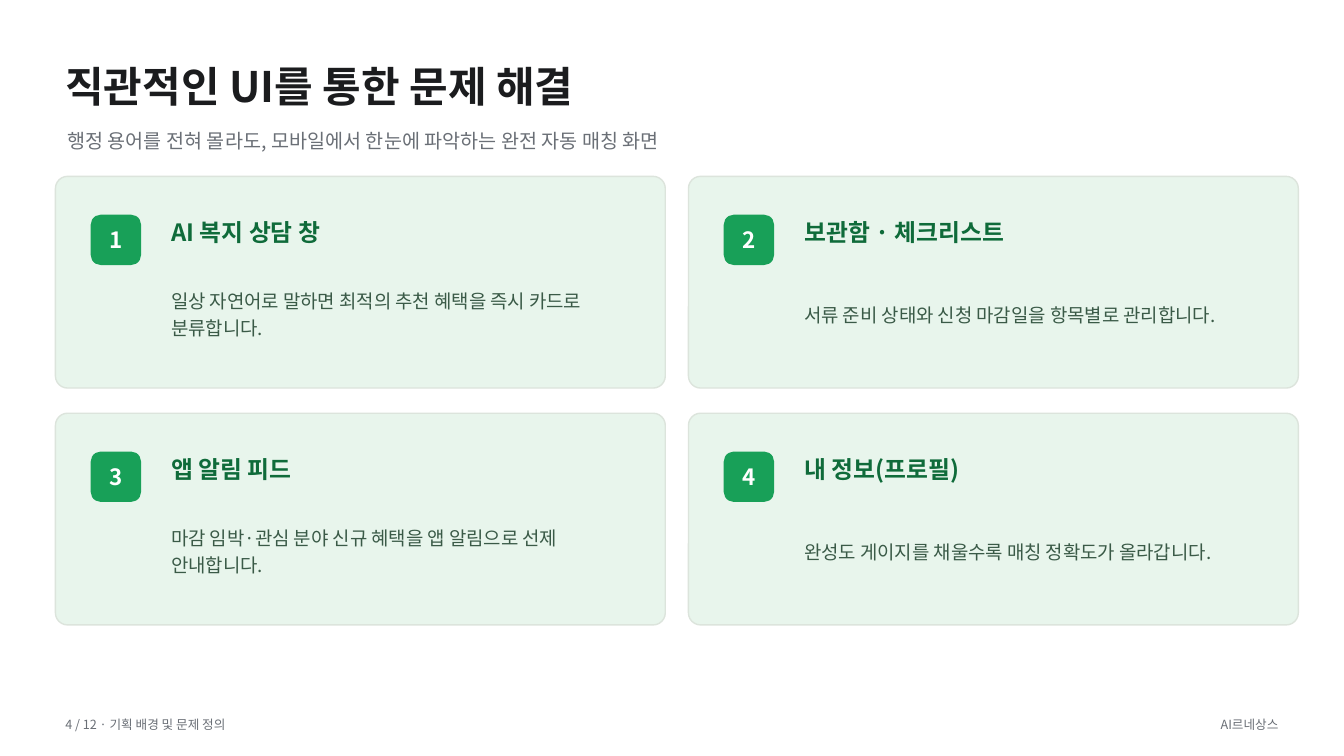
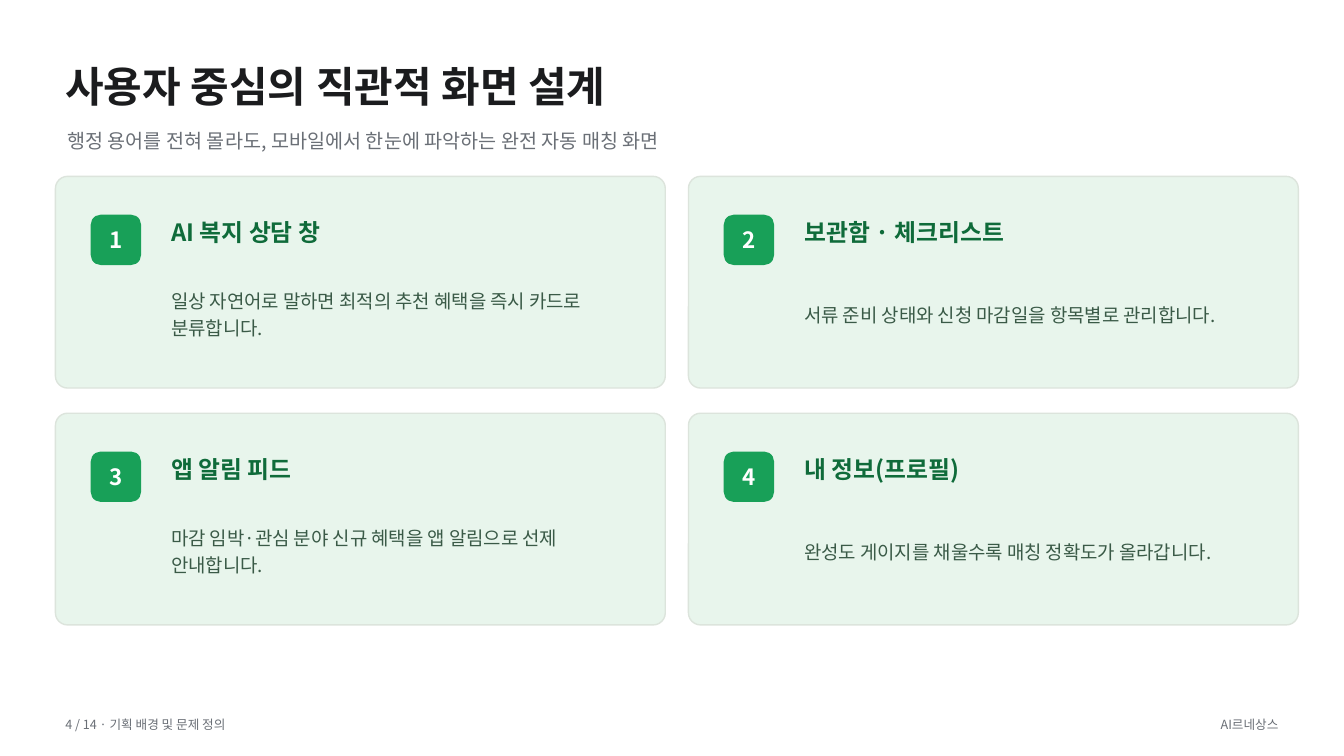
Before and after one commit to mrsure1/bokji-ai, a slide deck: slide 4 of docs/복지AI_소개_수정본.pptx. Drawn at 1344x756 pixels with LibreOffice and Linux fonts; fonts in the diff are those of the drawing. Boxes give left, top, right and bottom in pixels: in the first picture for what was removed or moved away, otherwise in the second. Text is boxed around its words. In the diff, an @@ line names an element or a change of style, - is before the commit and + after.

```diff
--- a/docs/복지AI_소개_수정본.pptx
+++ b/docs/복지AI_소개_수정본.pptx
@@ text at box(65, 66, 605, 106): text changed @@
-직관적인 UI를 통한 문제 해결
+사용자 중심의 직관적 화면 설계
@@ text at box(65, 718, 225, 730): text changed @@
-4 / 12 · 기획 배경 및 문제 정의
+4 / 14 · 기획 배경 및 문제 정의
```
Also in this commit, not shown: 10 other slides changed, 2 slides added, 2 other files.
